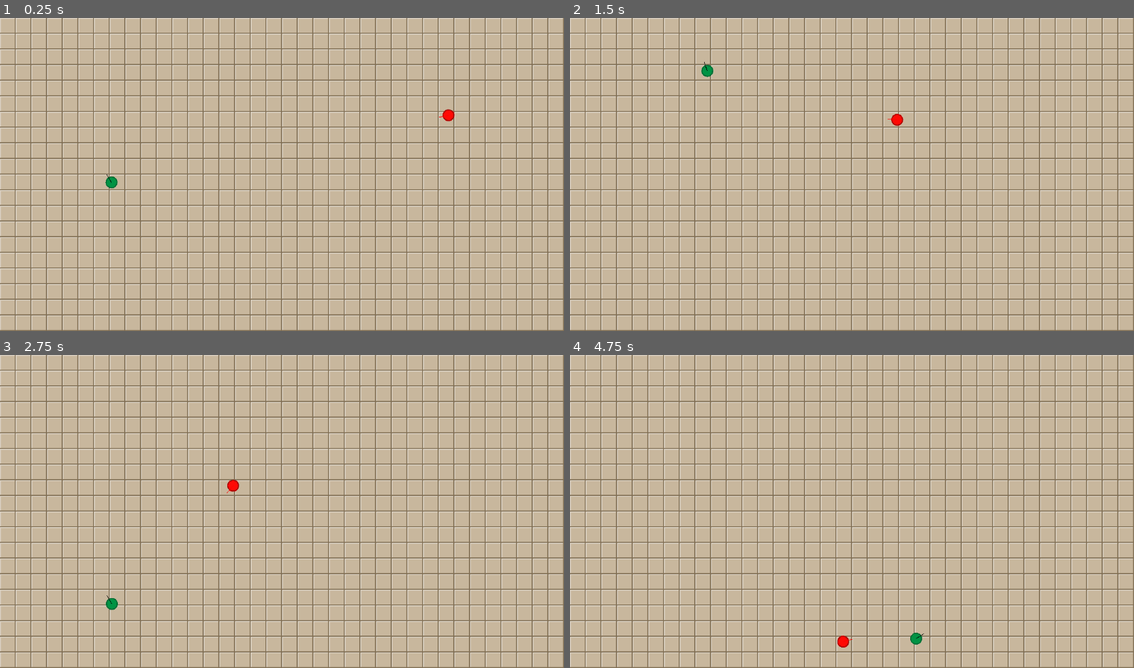
Above: before the commit, frames 1-4 (two rows, left to right).
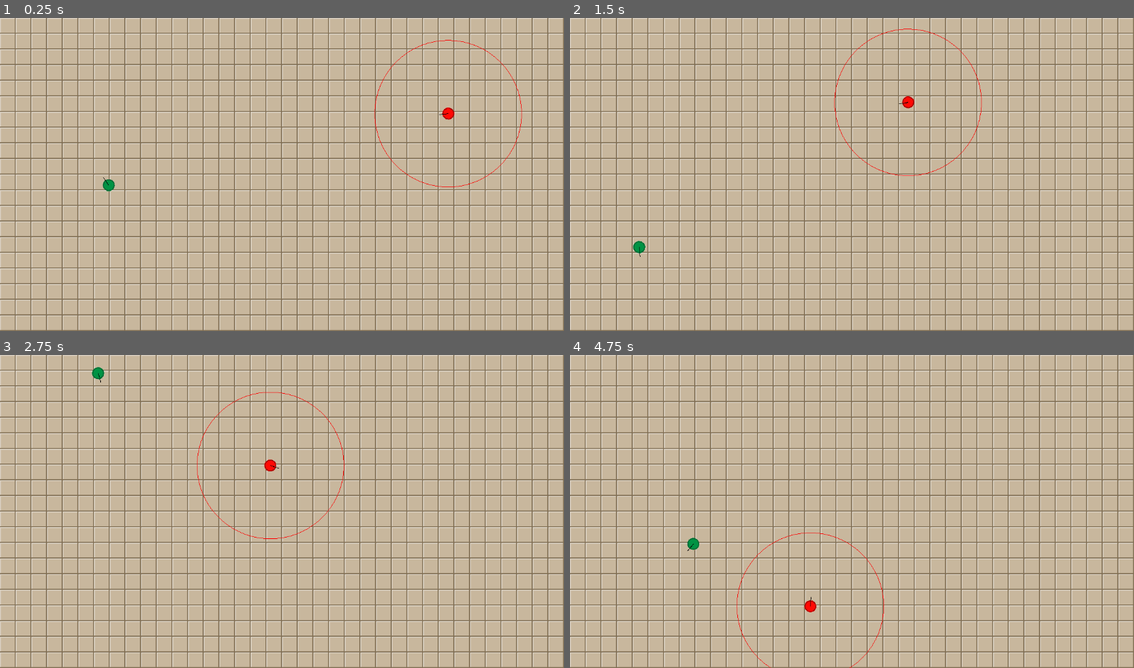
Above: after the commit, the same moments.

Repository: alexshopov/godot-steering-behaviors
Game: Godot game, scene res://scenes/main.tscn
The game is run twice, just before and just after one commit, with the same random seed, the same clock (stepped at 60 frames per second) and the same inputs.
Inputs:
- Up to frame 1 (0.25 s): no input
- Up to frame 2 (1.5 s): no input
- Up to frame 3 (2.75 s): no input
- Up to frame 4 (4.75 s): tap L (reset) at 4.15 s

The runs differ from the first frame. In frame 1, 0.4% of the frame differs, in the area x 18-93%, y 6-56%; in frame 2, 0.5%, in the area x 11-74%, y 3-77%; in frame 3, 0.5%; in frame 4, 0.5%.

Commit message:
attach detection area to seeker. Start wandering, and switch the seek if wanderer is detected

Diff:
--- a/scenes/main.tscn
+++ b/scenes/main.tscn
@@ -22,7 +22,6 @@
 tile_set = SubResource("TileSet_jyhfs")
 
 [node name="Wanderer" parent="." groups=["agents"] instance=ExtResource("4_jyhfs")]
-modulate = Color(0, 0.575171, 0.267449, 1)
 position = Vector2(723, 236)
 
 [node name="Seeker" parent="." node_paths=PackedStringArray("wanderer") groups=["agents"] instance=ExtResource("4_tbgi4")]
--- a/scenes/seeker/seeker.gd
+++ b/scenes/seeker/seeker.gd
@@ -1,20 +1,50 @@
 extends Agent
 
+@export var max_rotation: float = PI
 @export var wanderer: Agent
 @export var update_interval: float = 0.25
 
+var is_seeking: bool = false
 var time_accumulator: float = 0.
+
+var kinematic_wander: KinematicWander
+var kinematic_seek: KinematicSeek
 
 func _ready() -> void:
 	assert(wanderer != null)
 
 	super()
-	kinematic = KinematicSeek.new(self, wanderer.position, max_speed)
+	kinematic_wander = KinematicWander.new(self, max_speed, max_rotation)
+	kinematic_seek = KinematicSeek.new(self, wanderer.position, max_speed)
+	kinematic = kinematic_wander
 
 # update target position at defined intervals
 # -----------------------------------------------------------------
 func _process(delta: float) -> void:
+	if not is_seeking:
+		return
+
 	time_accumulator += delta
 	if time_accumulator >= update_interval:
 		time_accumulator = 0.0
 		kinematic.target = wanderer.position
+
+
+func _on_detection_area_body_entered(body:Node2D) -> void:
+	if is_seeking:
+		return
+
+	if body == wanderer:
+		kinematic_seek.target = wanderer.position
+		kinematic = kinematic_seek
+		is_seeking = true
+
+
+func _draw() -> void:
+	draw_circle(Vector2.ZERO, 150., Color.RED, false)
+#
+# ---------------------------------------------------------------------------------
+func reset() -> void:
+	super()
+	kinematic = kinematic_wander
+	is_seeking = false
--- a/scenes/seeker/seeker.tscn
+++ b/scenes/seeker/seeker.tscn
@@ -1,10 +1,13 @@
-[gd_scene load_steps=4 format=3 uid="uid://b3gyfyaqvv7pr"]
+[gd_scene load_steps=5 format=3 uid="uid://b3gyfyaqvv7pr"]
 
 [ext_resource type="Texture2D" uid="uid://bjjmm77j7s8pp" path="res://assets/sprites/agent.png" id="1_5t2pk"]
 [ext_resource type="Script" uid="uid://d0bue2f81re7q" path="res://scenes/seeker/seeker.gd" id="1_j4ock"]
 
 [sub_resource type="CircleShape2D" id="CircleShape2D_j4ock"]
 radius = 12.0
+
+[sub_resource type="CircleShape2D" id="CircleShape2D_70npq"]
+radius = 150.0
 
 [node name="Seeker" type="CharacterBody2D"]
 script = ExtResource("1_j4ock")
@@ -15,6 +18,15 @@
 scale = Vector2(0.5, 0.5)
 texture = ExtResource("1_5t2pk")
 centered = false
+metadata/_edit_lock_ = true
 
 [node name="CollisionShape2D" type="CollisionShape2D" parent="."]
 shape = SubResource("CircleShape2D_j4ock")
+metadata/_edit_lock_ = true
+
+[node name="DetectionArea" type="Area2D" parent="."]
+
+[node name="CollisionShape2D" type="CollisionShape2D" parent="DetectionArea"]
+shape = SubResource("CircleShape2D_70npq")
+
+[connection signal="body_entered" from="DetectionArea" to="." method="_on_detection_area_body_entered"]
--- a/scenes/wanderer/wanderer.gd
+++ b/scenes/wanderer/wanderer.gd
@@ -1,6 +1,6 @@
 extends Agent
 
-@export var max_rotation: float = PI / 2
+@export var max_rotation: float = PI
 
 func _ready() -> void:
 	super()
Binary file changed: assets/sprites/agent.png
